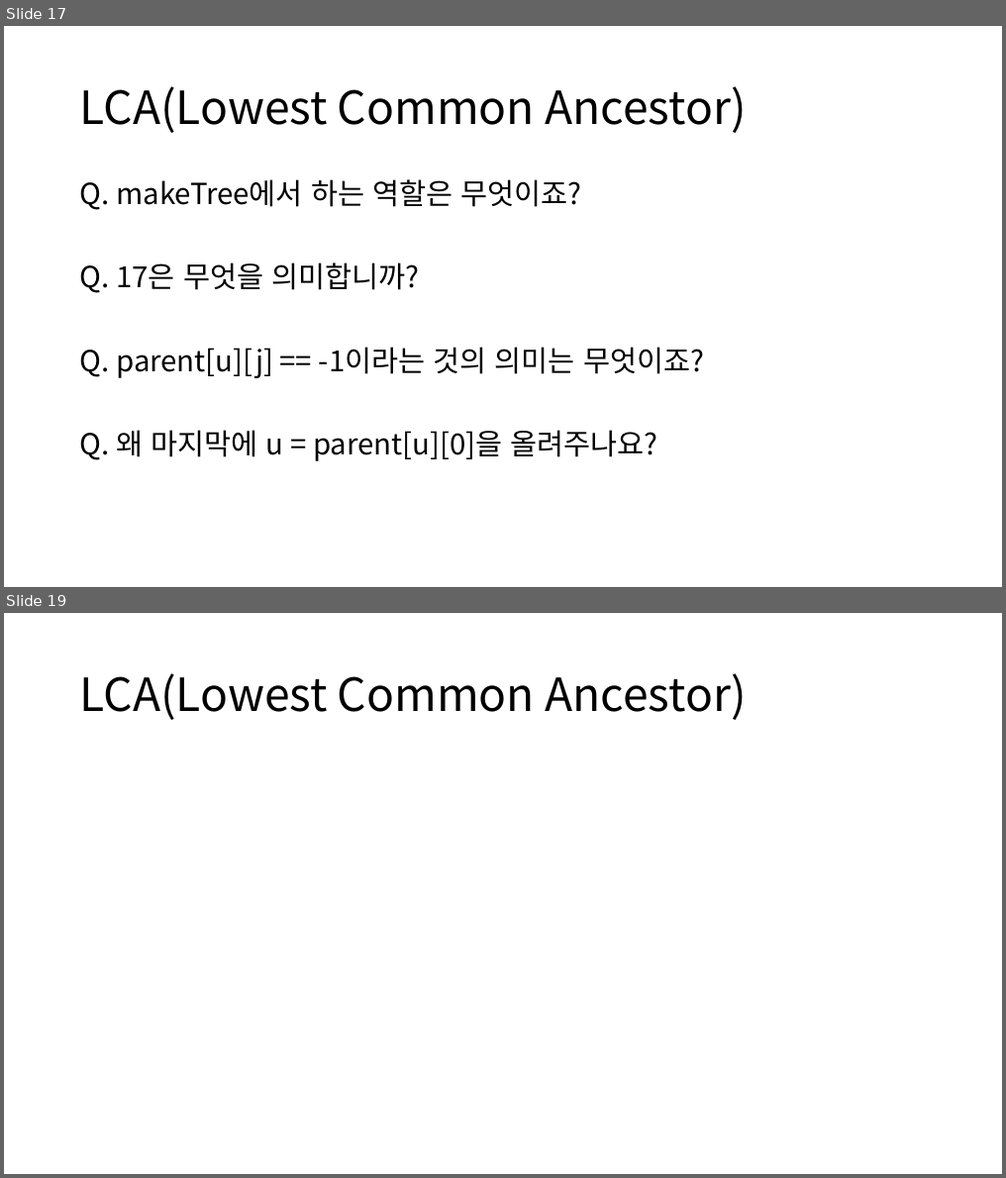
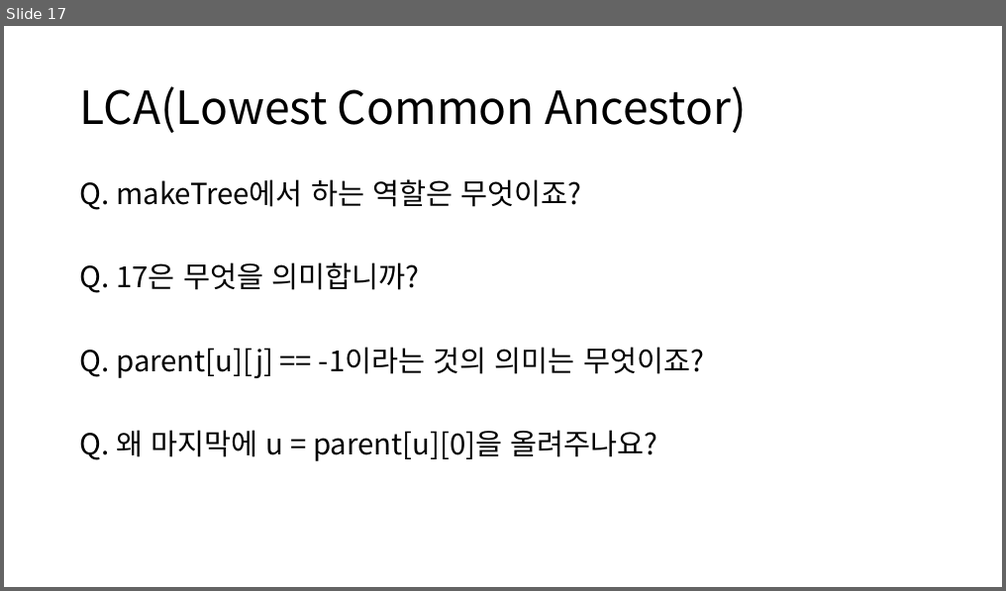
Before and after one commit to ALGOSOPT/algosopt, a slide deck: Chapter24/Lazy Propagation and LCA.pptx. Shown one above the other, each under a label of ours: slides 17 and 19 before the commit, slide 17 after it; the slides between them are not shown. The pictures are 1006x1178 and 1006x591 pixels, drawn with LibreOffice and Linux fonts; fonts in the diff are those of the drawing. Boxes give left, top, right and bottom in pixels: in the first picture for what was removed or moved away, otherwise in the second. Text is boxed around its words. In the diff, an @@ line names an element or a change of style, - is before the commit and + after.

```diff
--- a/Chapter24/Lazy Propagation and LCA.pptx
+++ b/Chapter24/Lazy Propagation and LCA.pptx
@@ slide 19 removed at (4, 613, 1002, 1174), background #FFFFFF @@
@@ title removed at (80, 673, 746, 720) @@
-LCA(Lowest Common Ancestor)
```
Also in this commit, not shown: 1 slide changed, 6 other slides removed.
